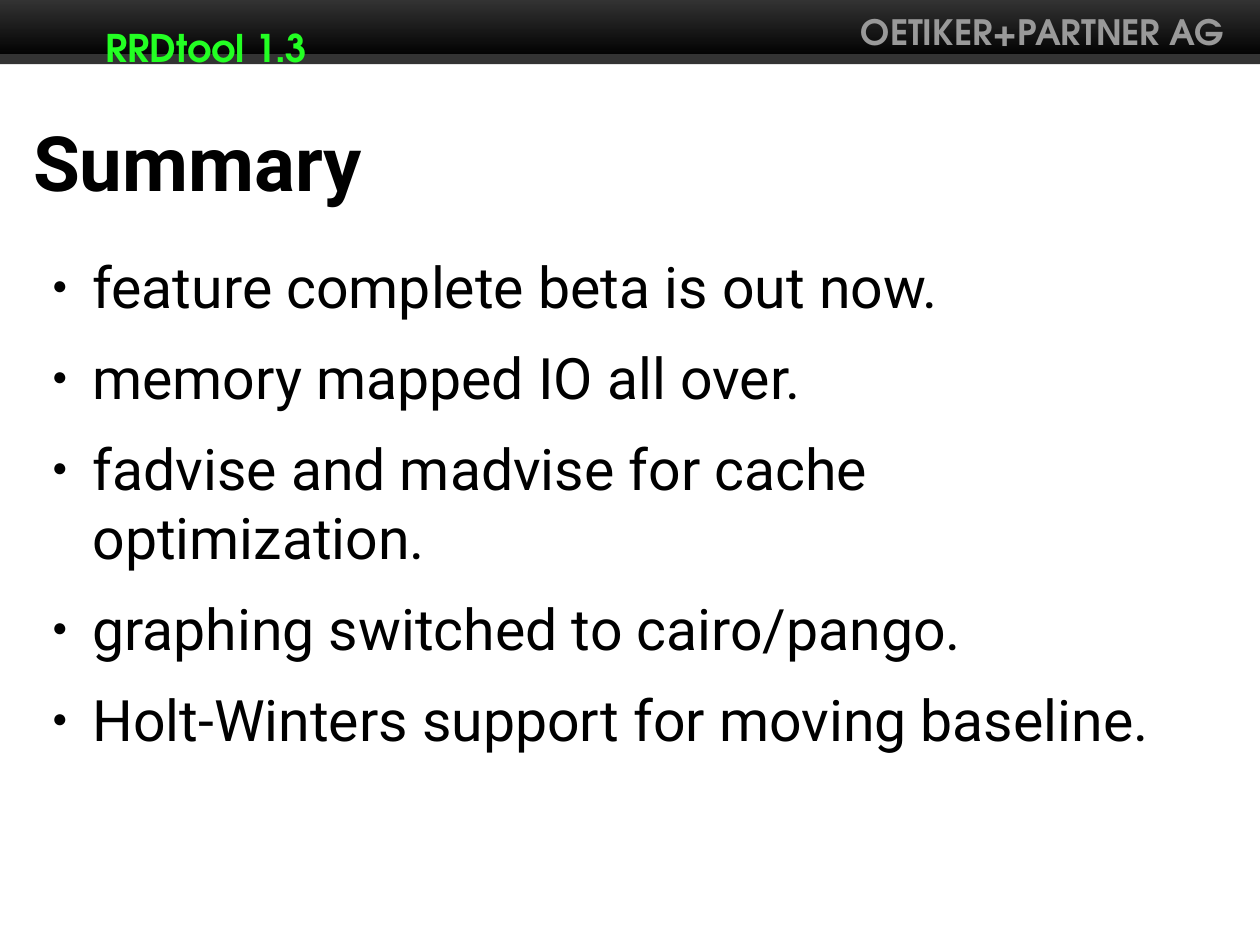
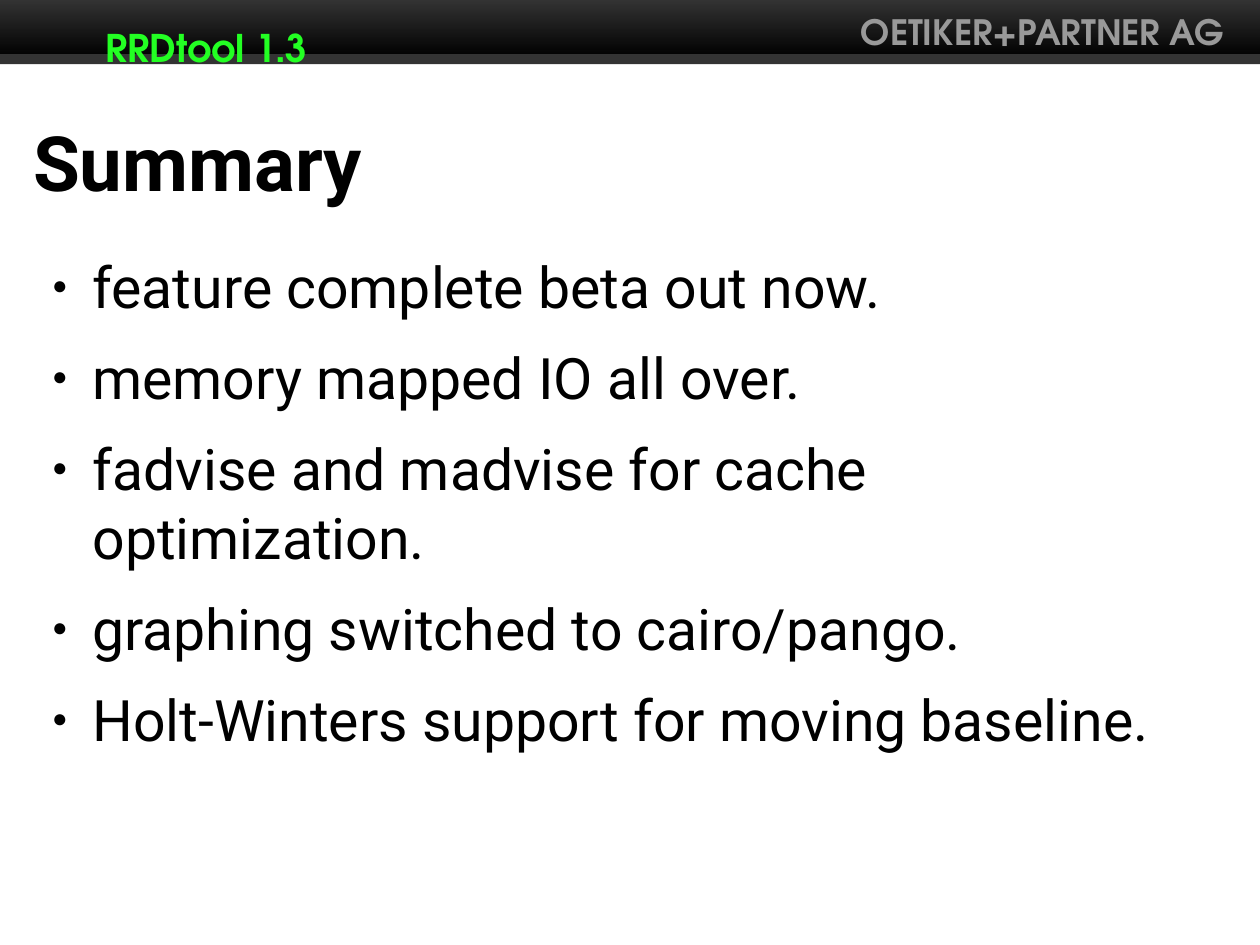
Before and after one commit to Distrotech/rrdtool, a slide deck: slide 12 of talks/rrdtool13/rrdtool13.odp. Drawn at 1260x945 pixels with LibreOffice and Linux fonts; fonts in the diff are those of the drawing. Boxes give left, top, right and bottom in pixels: in the first picture for what was removed or moved away, otherwise in the second. Text is boxed around its words. In the diff, an @@ line names an element or a change of style, - is before the commit and + after.

```diff
--- a/talks/rrdtool13/rrdtool13.odp
+++ b/talks/rrdtool13/rrdtool13.odp
@@ text at bbox=[93, 264, 881, 320]: text changed @@
-● feature complete beta is out now.
+● feature complete beta out now.
```
Also in this commit, not shown: 6 other slides changed.
